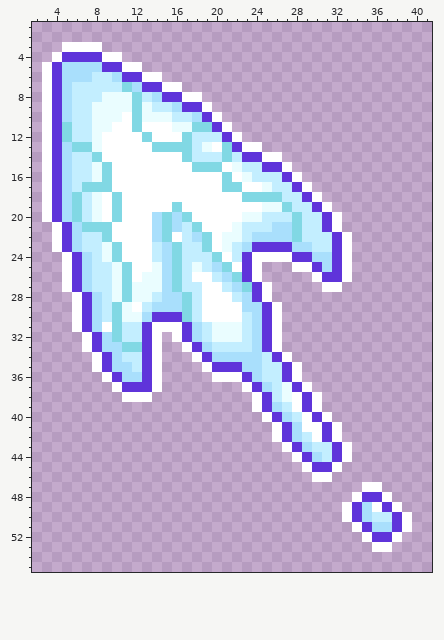
A pixel-art sprite gets an edit: Prototype/core/assets/textures/gui/cursor.png. Above: the version before the commit.
The file is 64x64 pixels. Shown: x 2..41, y 1..55.
After the commit:
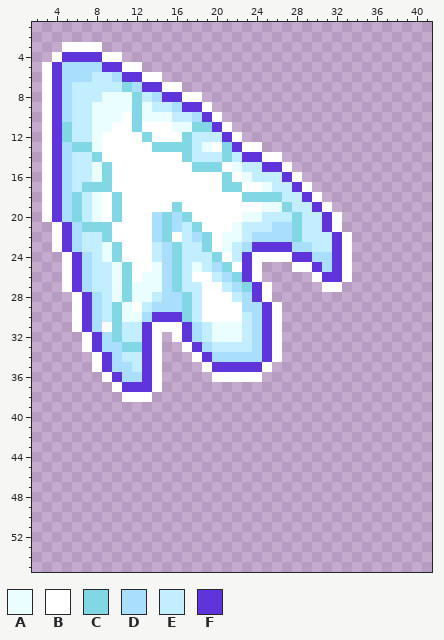
Palette (. is transparent): A #eafdff  B #ffffff  C #81d8e4  D #a9dffc  E #c3eeff  F #5f34da
The edit:
y 34: x 25..27 EFB -> FB.
y 35: x 23..28 DDEEFB -> FFB...
y 36: x 23..28 FDEEFB -> BB....
y 37: x 23..29 BFDEAFB -> .......
y 38: x 24..30 BFEABFB -> .......
y 39: x 24..30 BFDEBFB -> .......
y 40: x 25..31 BFDEBFB -> .......
y 41: x 26..32 BFDBBFB -> .......
y 42: x 26..32 BFDEBFB -> .......
y 43: x 27..33 BFDEEFB -> .......
y 44: x 28..33 BFDEFB -> ......
y 45: x 29..32 BFFB -> ....
y 46: x 30..31 BB -> ..
y 47: x 35..36 BB -> ..
y 48: x 34..37 BFFB -> ....
y 49: x 33..38 BFDBFB -> ......
y 50: x 33..39 BFDEEFB -> .......
y 51: x 34..39 BFDDFB -> ......
y 52: x 35..38 BFFB -> ....
y 53: x 36..37 BB -> ..
Pixel boxes of the changes (left, top, right, bottom) in both pictures:
changed: (242, 352, 412, 552)
